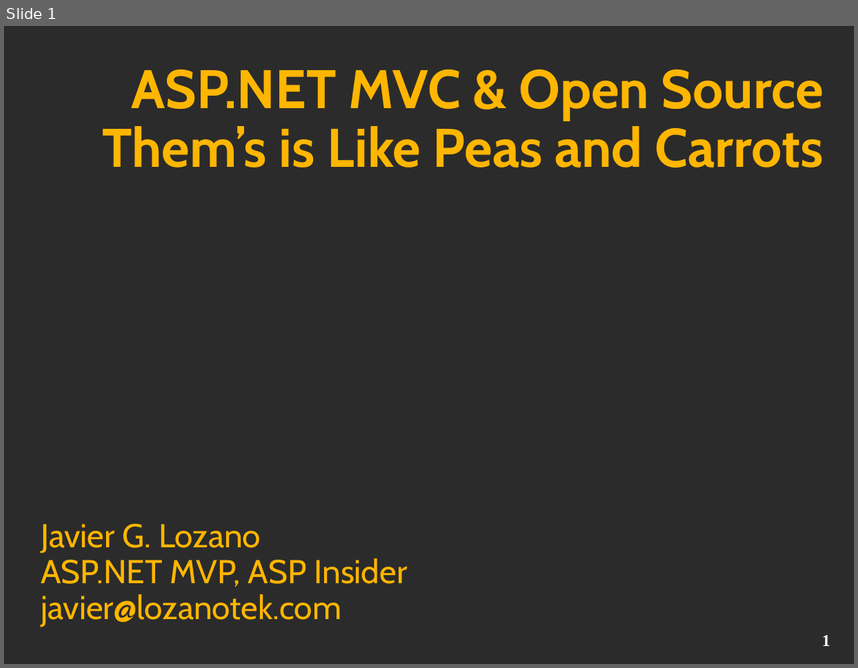
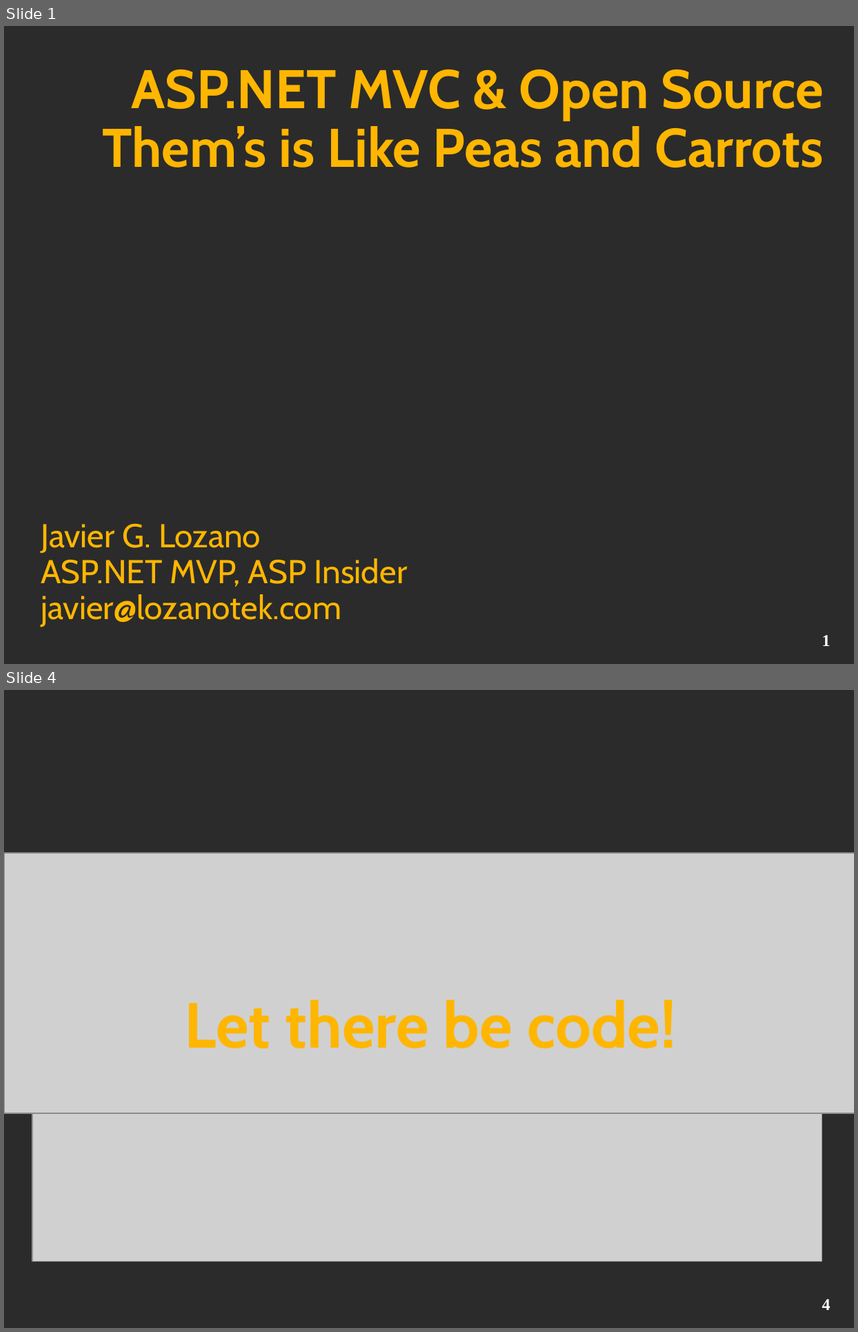
Before and after one commit to jglozano/presentations, a slide deck: MVCOpenSource/opensource.ppt. Shown one above the other, each under a label of ours: slide 1 before the commit, slides 1 and 4 after it; the slides between them are not shown. The pictures are 858x668 and 858x1332 pixels, drawn with LibreOffice and Linux fonts; fonts in the diff are those of the drawing; grey boxes stand for pictures; background and template pictures are left out; a plain dark background stands for a picture behind light text. Boxes give left, top, right and bottom in pixels: in the first picture for what was removed or moved away, otherwise in the second. Text is boxed around its words. In the diff, an @@ line names an element or a change of style, - is before the commit and + after.

```diff
--- a/MVCOpenSource/opensource.ppt
+++ b/MVCOpenSource/opensource.ppt
@@ slide 4 added at (4, 690, 854, 1328), background picture (left out) @@
@@ picture added at (4, 854, 854, 1114) @@
@@ picture added at (4, 879, 854, 1042) @@
@@ picture added at (32, 881, 822, 1261) @@
@@ text added at (185, 999, 676, 1048), 54 pt, text #FFB601, bold @@
+Let there be code!
@@ page number added at (822, 1299, 831, 1310), 14 pt, text #FFFFFF, bold @@
+4
```
Also in this commit, not shown: 2 slides changed, 1 slide removed.
